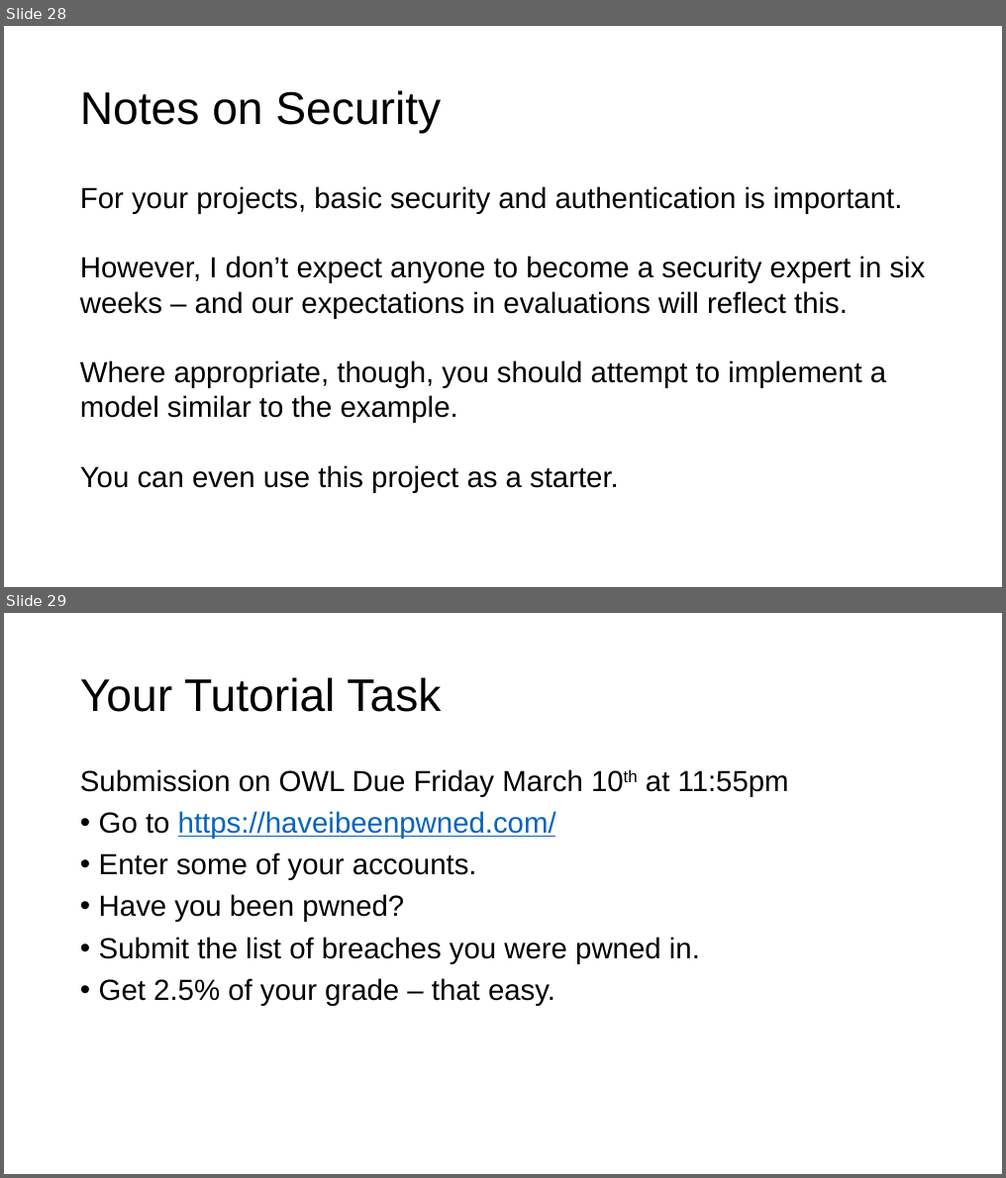
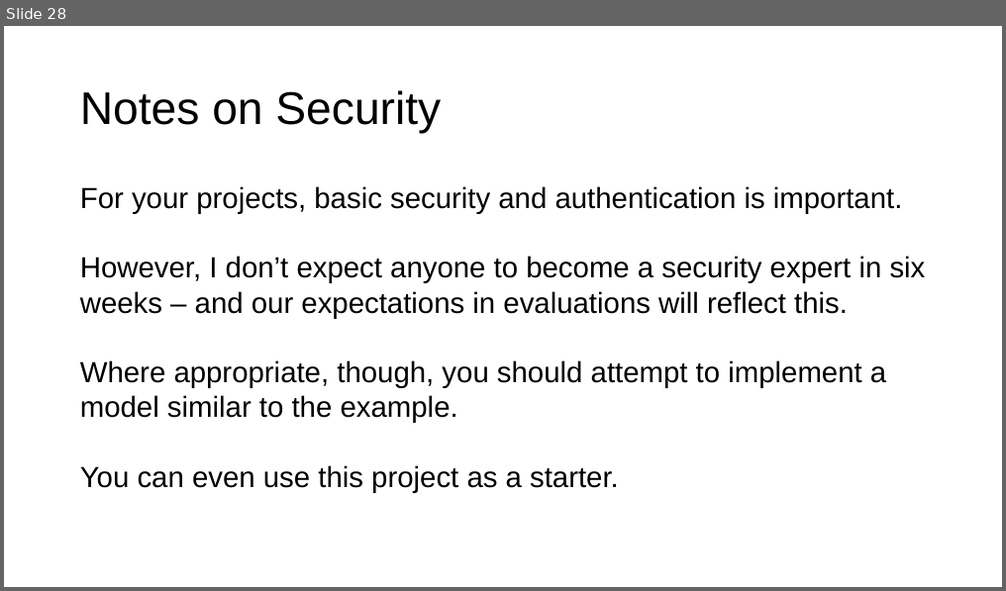
Before and after one commit to ethancjackson/CS2212B-2017, a slide deck: docs/resources/Authentication Tutorial.pptx. Shown one above the other, each under a label of ours: slides 28 and 29 before the commit, slide 28 after it. The pictures are 1006x1178 and 1006x591 pixels, drawn with LibreOffice and Linux fonts; fonts in the diff are those of the drawing. Boxes give left, top, right and bottom in pixels: in the first picture for what was removed or moved away, otherwise in the second. Text is boxed around its words. In the diff, an @@ line names an element or a change of style, - is before the commit and + after.

```diff
--- a/docs/resources/Authentication Tutorial.pptx
+++ b/docs/resources/Authentication Tutorial.pptx
@@ slide 29 removed at bbox=[4, 613, 1002, 1174], background #FFFFFF @@
@@ title removed at bbox=[80, 677, 441, 712] @@
-Your Tutorial Task
@@ text removed at bbox=[80, 769, 789, 1006] @@
-Submission on OWL Due Friday March 10th at 11:55pm
-• Go to https://haveibeenpwned.com/
-• Enter some of your accounts.
-• Have you been pwned?
-• Submit the list of breaches you were pwned in.
-• Get 2.5% of your grade – that easy.
```
Also in this commit, not shown: 1 slide changed, 1 other file.
